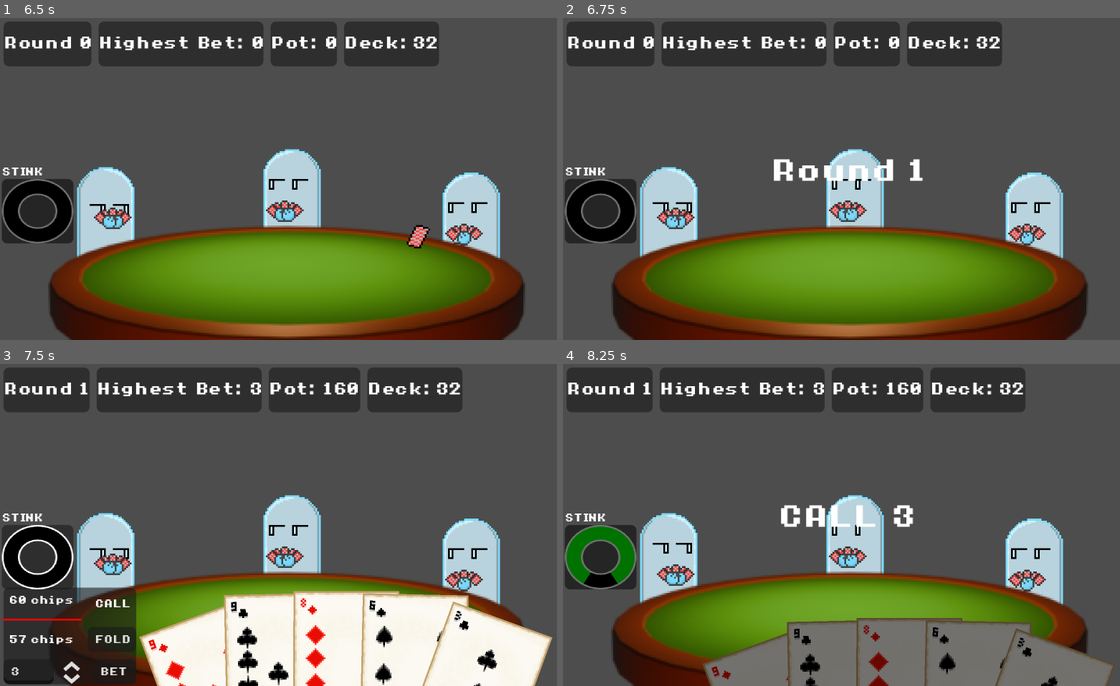
Above: before the commit, frames 1-4 (two rows, left to right).
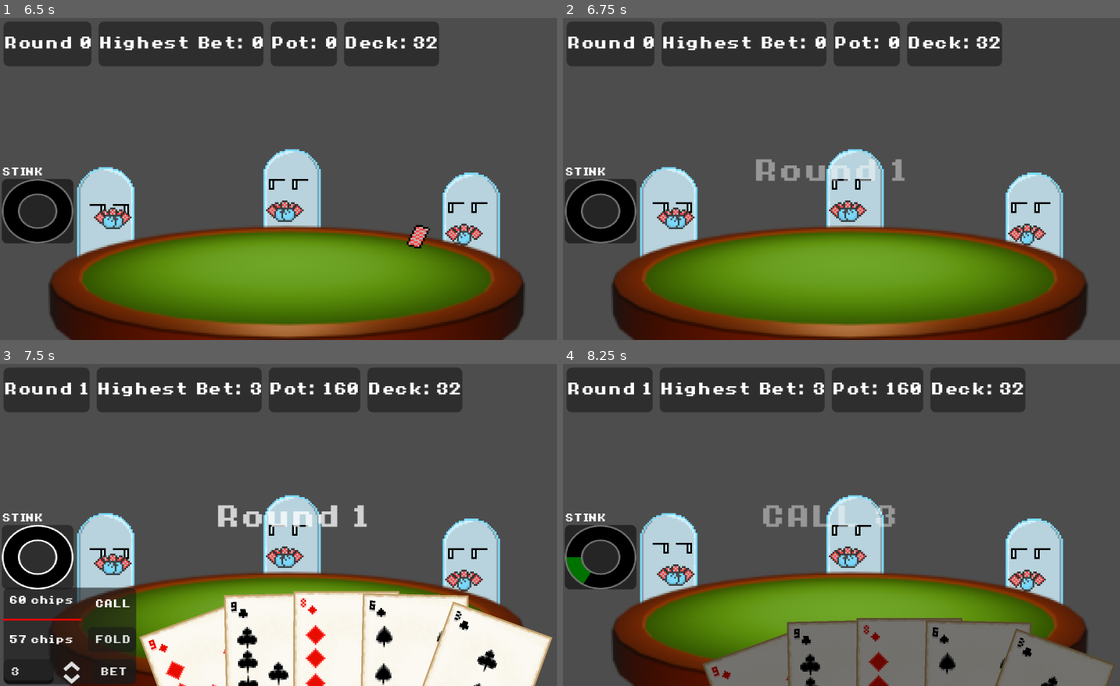
Above: after the commit, the same moments.

Repository: tofimega/ghost-poker
Game: Godot game, scene res://scenes/title_menu/hud/title_menu_hud.tscn
The game is run twice, just before and just after one commit, with the same random seed, the same clock (stepped at 60 frames per second) and the same inputs.
Inputs (mouse positions are in pixels of both pictures, inside the frame that each line leads up to):
- Up to frame 1 (6.5 s): click "Start" at 0.5 s; move the mouse to (412, 162) at 1.27 s; move the mouse to (172, 195) at 2.02 s; move the mouse to (345, 108) at 2.77 s; move the mouse to (256, 243) at 3.52 s; move the mouse to (456, 227) at 4.27 s; move the mouse to (116, 130) at 5.02 s; move the mouse to (317, 179) at 5.77 s
- Up to frame 2 (6.75 s): move the mouse to (763, 98) at 6.52 s
- Up to frame 3 (7.5 s): move the mouse to (412, 508) at 7.27 s
- Up to frame 4 (8.25 s): click "BET" at 8 s

Frame 1 is identical in both runs. In frame 2, 1.4% of the frame differs, in the area x 34-65%, y 43-51%; in frame 3, 0.8%; in frame 4, 2.0%, in the area x 0-63%, y 43-69%.

Commit message:
hud animation

Diff:
--- a/project.godot
+++ b/project.godot
@@ -47,6 +47,11 @@
 window/stretch/scale.editor=3.0
 window/size/viewport_width.editor=960
 window/size/viewport_height.editor=540
+window/size/mode.editor=0
+
+[dotnet]
+
+project/assembly_name="ghost poker"
 
 [gui]
 
--- a/scenes/game_scene/game_scene.gd
+++ b/scenes/game_scene/game_scene.gd
@@ -177,6 +177,8 @@
 	sprite.display_info(Cheat.Type.find_key(action.name))
 	if action.name == Cheat.Type.CLAIRVOYANCE or action.name ==Cheat.Type.STINK: sprite.animation_player.action_finished.connect(func (): _playback_hurt(action), CONNECT_ONE_SHOT)
 	else: sprite.animation_player.action_finished.connect(_next_action.emit, CONNECT_ONE_SHOT)
+	match action.name:
+		_:pass #TODO: different cheat anims
 	sprite.animation_player.do_action(GhostAnim.ActionMode.CHEAT)
 
 
@@ -188,13 +190,10 @@
 				hud.display_finished.connect(_next_action.emit, CONNECT_ONE_SHOT)
 				hud.display_info("ow", DISPLAY_TIME)
 			else:
-				var type: String = "new"
-				match action.name:
-					Cheat.Type.CLAIRVOYANCE: pass #type = clair
-					Cheat.Type.STINK: pass #type = stink
+
 				var sprite: GhostSprite = get_sprite(action.target)
 				sprite.animation_player.action_finished.connect(_next_action.emit, CONNECT_ONE_SHOT)
-				sprite.animation_player.do_action(GhostAnim.ActionMode.HURT, type)
+				sprite.animation_player.do_action(GhostAnim.ActionMode.HURT)
 		_: pass
 
 
--- a/scenes/game_scene/game_scene.tscn
+++ b/scenes/game_scene/game_scene.tscn
@@ -18,6 +18,11 @@
 scale = Vector2(1, -1)
 id = 1
 
+[node name="Label" parent="Objects/Ghost" index="2" unique_id=1932404719]
+offset_left = 18.0
+offset_right = 58.0
+scale = Vector2(-1, 1)
+
 [node name="Button" type="Button" parent="Objects/Ghost" unique_id=1330323062]
 top_level = true
 offset_left = 43.0
@@ -30,6 +35,10 @@
 [node name="Ghost2" parent="Objects" unique_id=278175455 instance=ExtResource("1_72663")]
 position = Vector2(163, 110)
 id = 2
+
+[node name="Label" parent="Objects/Ghost2" index="2" unique_id=1932404719]
+offset_top = -59.0
+offset_bottom = -51.0
 
 [node name="Button" type="Button" parent="Objects/Ghost2" unique_id=466632478]
 top_level = true
@@ -77,3 +86,7 @@
 
 [node name="P3" type="Marker2D" parent="." unique_id=1270837561]
 position = Vector2(256, 118)
+
+[editable path="Objects/Ghost"]
+[editable path="Objects/Ghost2"]
+[editable path="Objects/Ghost3"]
--- a/scenes/hud/hud.gd
+++ b/scenes/hud/hud.gd
@@ -10,6 +10,8 @@
 @onready var target_hand: HandCont = $TargetHand
 
 @onready var animation_player: AnimationPlayer = $AnimationPlayer
+@onready var label_anim: AnimationPlayer = %AnimationPlayer
+
 
 @onready var pow: CheatProgress = $CheatProgress
 @onready var bet_label: Label = $Bet
@@ -25,7 +27,7 @@
 	animation_player.play("RESET")
 	toggle_hud(false)
 	target_hand.visible=false
-	bet_label.visible=false
+	label_anim.play("RESET")
 	showdown_label.visible=false
 	user_input.enabled=true
 	FrontendManager.new_info.connect(update)
@@ -57,10 +59,11 @@
 
 
 func display_info(message: String, time: float = 1)->void:
+	label_anim.play("RESET")
 	bet_label.text=message
-	bet_label.visible=true
+	label_anim.play("show")
 	await get_tree().create_timer(time).timeout
-	bet_label.visible=false
+
 	display_finished.emit()
 
 
--- a/scenes/hud/hud_new.tscn
+++ b/scenes/hud/hud_new.tscn
@@ -5,6 +5,67 @@
 [ext_resource type="PackedScene" uid="uid://difs31wlhbq6w" path="res://scenes/user_input/user_input_new.tscn" id="3_vsynb"]
 [ext_resource type="PackedScene" uid="uid://dw13hmaff8m1r" path="res://scenes/hud/hand_cont/hand_cont.tscn" id="4_ed3ik"]
 [ext_resource type="PackedScene" uid="uid://bjstq1ok5qrhe" path="res://scenes/hud/cheat_progress/cheat_progress.tscn" id="5_56bah"]
+
+[sub_resource type="Animation" id="Animation_6aewg"]
+length = 0.001
+tracks/0/type = "value"
+tracks/0/imported = false
+tracks/0/enabled = true
+tracks/0/path = NodePath("%AnimationPlayer/..:position")
+tracks/0/interp = 1
+tracks/0/loop_wrap = true
+tracks/0/keys = {
+"times": PackedFloat32Array(0),
+"transitions": PackedFloat32Array(1),
+"update": 0,
+"values": [Vector2(73.06, 75.115)]
+}
+tracks/1/type = "value"
+tracks/1/imported = false
+tracks/1/enabled = true
+tracks/1/path = NodePath("%AnimationPlayer/..:modulate")
+tracks/1/interp = 1
+tracks/1/loop_wrap = true
+tracks/1/keys = {
+"times": PackedFloat32Array(0),
+"transitions": PackedFloat32Array(1),
+"update": 0,
+"values": [Color(1, 1, 1, 0)]
+}
+
+[sub_resource type="Animation" id="Animation_cs3mm"]
+resource_name = "show"
+length = 1.5
+tracks/0/type = "value"
+tracks/0/imported = false
+tracks/0/enabled = true
+tracks/0/path = NodePath("%AnimationPlayer/..:position")
+tracks/0/interp = 2
+tracks/0/loop_wrap = false
+tracks/0/keys = {
+"times": PackedFloat32Array(0, 0.46666667, 0.76666665, 1.2333333),
+"transitions": PackedFloat32Array(1, 1, 1, 1),
+"update": 0,
+"values": [Vector2(59, 75.115), Vector2(73.06, 75.115), Vector2(73.06, 75.115), Vector2(87.06, 75.115)]
+}
+tracks/1/type = "value"
+tracks/1/imported = false
+tracks/1/enabled = true
+tracks/1/path = NodePath("%AnimationPlayer/..:modulate")
+tracks/1/interp = 1
+tracks/1/loop_wrap = true
+tracks/1/keys = {
+"times": PackedFloat32Array(0, 0.4, 0.81, 1.2333333),
+"transitions": PackedFloat32Array(1, 1, 1, 1),
+"update": 0,
+"values": [Color(1, 1, 1, 0), Color(1, 1, 1, 1), Color(1, 1, 1, 1), Color(1, 1, 1, 0)]
+}
+
+[sub_resource type="AnimationLibrary" id="AnimationLibrary_d7n7b"]
+_data = {
+&"RESET": SubResource("Animation_6aewg"),
+&"show": SubResource("Animation_cs3mm")
+}
 
 [sub_resource type="Animation" id="Animation_56bah"]
 resource_name = "HUD-in"
@@ -338,6 +399,7 @@
 max_rotation_deg = 20.0
 
 [node name="Bet" type="Label" parent="." unique_id=1555897250]
+modulate = Color(1, 1, 1, 0)
 layout_mode = 0
 offset_left = 73.06
 offset_top = 75.115
@@ -349,6 +411,11 @@
 vertical_alignment = 1
 autowrap_mode = 3
 
+[node name="AnimationPlayer" type="AnimationPlayer" parent="Bet" unique_id=1006821718]
+unique_name_in_owner = true
+root_node = NodePath(".")
+libraries/ = SubResource("AnimationLibrary_d7n7b")
+
 [node name="Showdown" type="Label" parent="." unique_id=802741447]
 layout_mode = 0
 offset_left = 6.0
--- a/scenes/sprites/ghost.tscn
+++ b/scenes/sprites/ghost.tscn
@@ -7,6 +7,69 @@
 [ext_resource type="Texture2D" uid="uid://sjjsyx4q2vav" path="res://assets/images/ghost_sprite/ghost eyes.png" id="3_48iy0"]
 [ext_resource type="Texture2D" uid="uid://ccfablxgc2ls2" path="res://assets/images/ghost_sprite/ghost eyes squint.png" id="6_e5mws"]
 [ext_resource type="Script" uid="uid://bjpqc1fsg6rt4" path="res://scenes/sprites/ghost_animation.gd" id="7_satjj"]
+
+[sub_resource type="LabelSettings" id="LabelSettings_48iy0"]
+font_size = 7
+
+[sub_resource type="Animation" id="Animation_lvgxd"]
+length = 0.001
+tracks/0/type = "value"
+tracks/0/imported = false
+tracks/0/enabled = true
+tracks/0/path = NodePath("%LabelAnim/..:position:y")
+tracks/0/interp = 1
+tracks/0/loop_wrap = true
+tracks/0/keys = {
+"times": PackedFloat32Array(0),
+"transitions": PackedFloat32Array(1),
+"update": 1,
+"values": [-46.0]
+}
+tracks/1/type = "value"
+tracks/1/imported = false
+tracks/1/enabled = true
+tracks/1/path = NodePath("%LabelAnim/..:modulate")
+tracks/1/interp = 1
+tracks/1/loop_wrap = true
+tracks/1/keys = {
+"times": PackedFloat32Array(0),
+"transitions": PackedFloat32Array(1),
+"update": 0,
+"values": [Color(1, 1, 1, 0)]
+}
+
+[sub_resource type="Animation" id="Animation_nuhx5"]
+resource_name = "show"
+tracks/0/type = "value"
+tracks/0/imported = false
+tracks/0/enabled = true
+tracks/0/path = NodePath("%LabelAnim/..:position:y")
+tracks/0/interp = 2
+tracks/0/loop_wrap = true
+tracks/0/keys = {
+"times": PackedFloat32Array(0, 0.2),
+"transitions": PackedFloat32Array(1, 1),
+"update": 0,
+"values": [-46.0, -59.0]
+}
+tracks/1/type = "value"
+tracks/1/imported = false
+tracks/1/enabled = true
+tracks/1/path = NodePath("%LabelAnim/..:modulate")
+tracks/1/interp = 1
+tracks/1/loop_wrap = true
+tracks/1/keys = {
+"times": PackedFloat32Array(0, 0.27),
+"transitions": PackedFloat32Array(1, 1),
+"update": 0,
+"values": [Color(1, 1, 1, 1), Color(1, 1, 1, 0)]
+}
+
+[sub_resource type="AnimationLibrary" id="AnimationLibrary_mu2a0"]
+_data = {
+&"RESET": SubResource("Animation_lvgxd"),
+&"show": SubResource("Animation_nuhx5")
+}
 
 [sub_resource type="Animation" id="Animation_48iy0"]
 length = 0.001
@@ -1114,9 +1177,6 @@
 &"idle_wildcard": SubResource("Animation_xye3f")
 }
 
-[sub_resource type="LabelSettings" id="LabelSettings_48iy0"]
-font_size = 7
-
 [node name="Ghost" type="Sprite2D" unique_id=881609286]
 texture = ExtResource("1_f4eol")
 script = ExtResource("2_e5mws")
@@ -1144,22 +1204,28 @@
 position = Vector2(2, 4.76837e-07)
 texture = ExtResource("2_efg5g")
 
+[node name="Label" type="Label" parent="." unique_id=1932404719]
+unique_name_in_owner = true
+modulate = Color(1, 1, 1, 0)
+offset_left = -18.0
+offset_top = -46.0
+offset_right = 22.0
+offset_bottom = -38.0
+text = "ebebebeb"
+label_settings = SubResource("LabelSettings_48iy0")
+horizontal_alignment = 1
+
+[node name="LabelAnim" type="AnimationPlayer" parent="Label" unique_id=178222819]
+unique_name_in_owner = true
+root_node = NodePath(".")
+libraries/ = SubResource("AnimationLibrary_mu2a0")
+
 [node name="AnimationPlayer" type="AnimationPlayer" parent="." unique_id=1202818372]
 unique_name_in_owner = true
 libraries/ = SubResource("AnimationLibrary_e5mws")
 next/idle_all_in_start = &"idle_all_in"
 script = ExtResource("7_satjj")
 
-[node name="Label" type="Label" parent="AnimationPlayer" unique_id=1932404719]
-unique_name_in_owner = true
-top_level = true
-offset_left = -18.0
-offset_top = -46.0
-offset_right = 22.0
-offset_bottom = -38.0
-label_settings = SubResource("LabelSettings_48iy0")
-horizontal_alignment = 1
-
 [node name="Timer" type="Timer" parent="AnimationPlayer" unique_id=1354763468]
 unique_name_in_owner = true
 one_shot = true
--- a/scenes/sprites/ghost_animation.gd
+++ b/scenes/sprites/ghost_animation.gd
@@ -43,7 +43,7 @@
 		ActionMode.BET_FROZEN: _play("bet_freeze")
 		ActionMode.BET_FOLD: _play("fold")
 		ActionMode.CHEAT: _play("bet")
-		ActionMode.HURT: _play("flinch_"+hurt_type)
+		ActionMode.HURT: _play("flinch_new")
 		_: action_finished.emit()
 
 
--- a/scenes/sprites/ghost_sprite.gd
+++ b/scenes/sprites/ghost_sprite.gd
@@ -6,17 +6,22 @@
 
 @export var id: int=-1
 @onready var label: Label = %Label
+@onready var label_anim: AnimationPlayer = %LabelAnim
 
 
 func _ready()->void:
 	animation_player.id=id
-	label.visible=false
+	label.visible = true
+	label_anim.play("RESET")
 	label.position+=global_position
 
+func _process(delta: float) -> void:
+	label.position.x = -18 if scale == abs(scale) else 18
 
 func display_info(text:String, color: Color = Color.WHITE, time: float=0.7)->void:
+	label.visible = true
 	label.text=text
 	label.label_settings.font_color = color
-	label.visible=true
+	label_anim.play("show")
 	await get_tree().create_timer(time).timeout
-	label.visible=false
+	label_anim.play("RESET")
--- a/scripts/cheat/cheat.gd
+++ b/scripts/cheat/cheat.gd
@@ -29,7 +29,11 @@
 func _boost_charge(p: int, bet: Bet)->void:
 	if p!=player: return
 	if bet.type==Bet.Type.FOLD: return
-	charge+=1.1
+
+	match bet.type:
+		Bet.Type.CALL: charge+= .2
+		Bet.Type.ALL_IN: charge+= .8
+		Bet.Type.RAISE: charge += .5
 
 
 func execute(target: int)->float:
